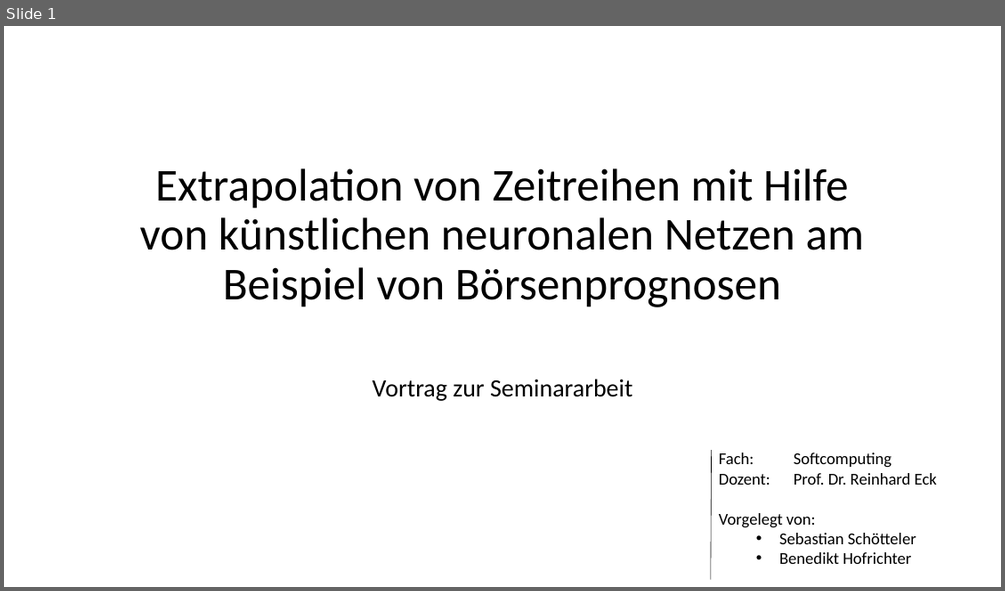
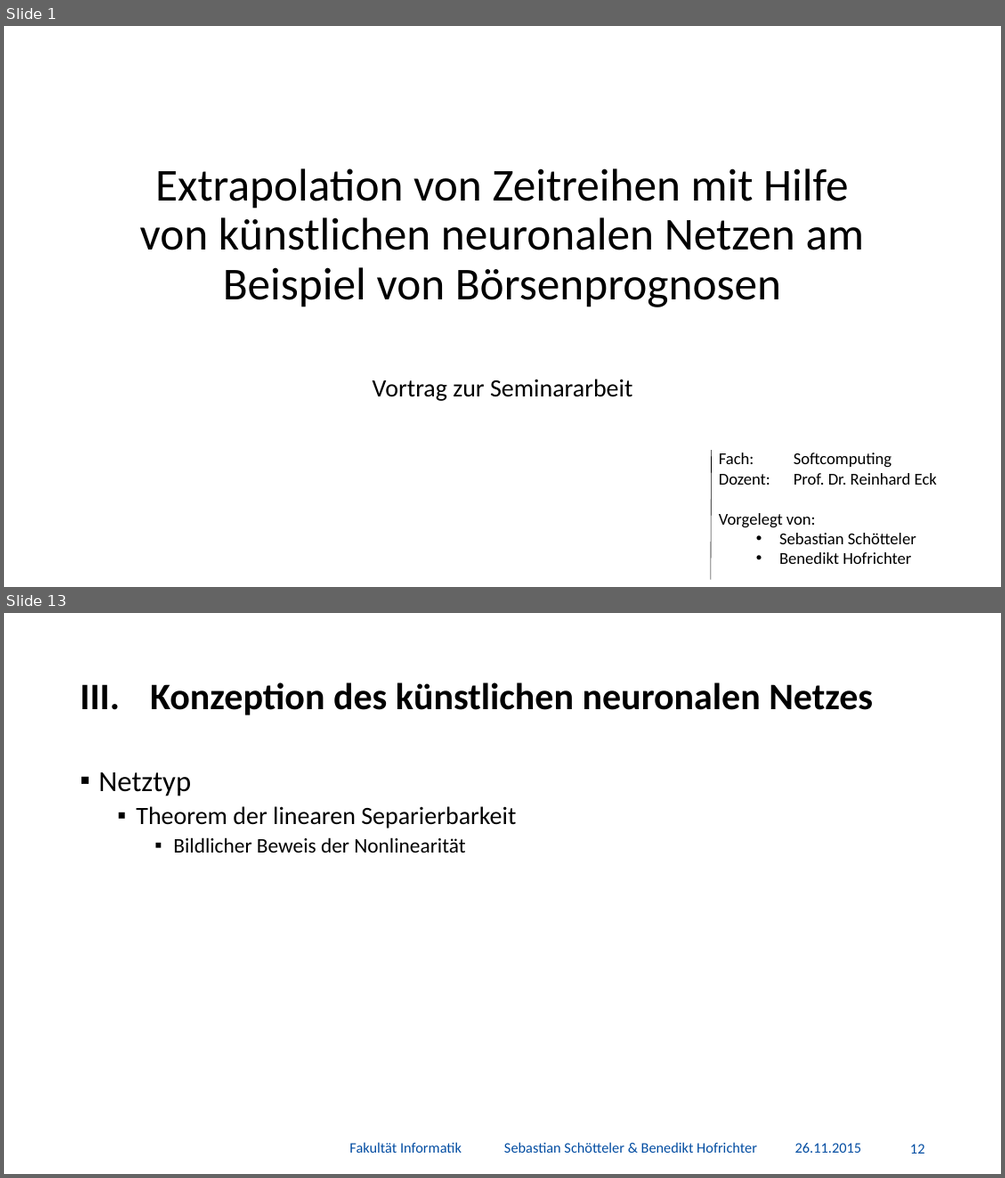
Before and after one commit to BenediktGitGit/soco15, a slide deck: 3b) Vortrag/Präsentation.pptx. Shown one above the other, each under a label of ours: slide 1 before the commit, slides 1 and 13 after it; the slides between them are not shown. The pictures are 1005x591 and 1005x1178 pixels, drawn with LibreOffice and Linux fonts; fonts in the diff are those of the drawing; background and template pictures are left out. Boxes give left, top, right and bottom in pixels: in the first picture for what was removed or moved away, otherwise in the second. Text is boxed around its words. In the diff, an @@ line names an element or a change of style, - is before the commit and + after.

```diff
--- a/3b) Vortrag/Präsentation.pptx
+++ b/3b) Vortrag/Präsentation.pptx
@@ slide 13 added at box(4, 613, 1001, 1174), background #FFFFFF @@
@@ title added at box(150, 682, 873, 715), 36 pt, text #000000, bold @@
+III. Konzeption des künstlichen neuronalen Netzes
@@ text added at box(98, 772, 516, 852), 24 pt, text #000000 @@
+▪ Netztyp
+  ▪ Theorem der linearen Separierbarkeit
+    ▪ Bildlicher Beweis der Nonlinearität
@@ text added at box(349, 1142, 757, 1152), 14 pt, text #034DA2 @@
+Fakultät Informatik Sebastian Schötteler & Benedikt Hofrichter
@@ text added at box(795, 1143, 861, 1152), 14 pt, text #034DA2 @@
+26.11.2015
@@ page number added at box(910, 1143, 925, 1153), 14 pt, text #034DA2 @@
+12
```
Also in this commit, not shown: 20 slides changed, 12 other slides added.
